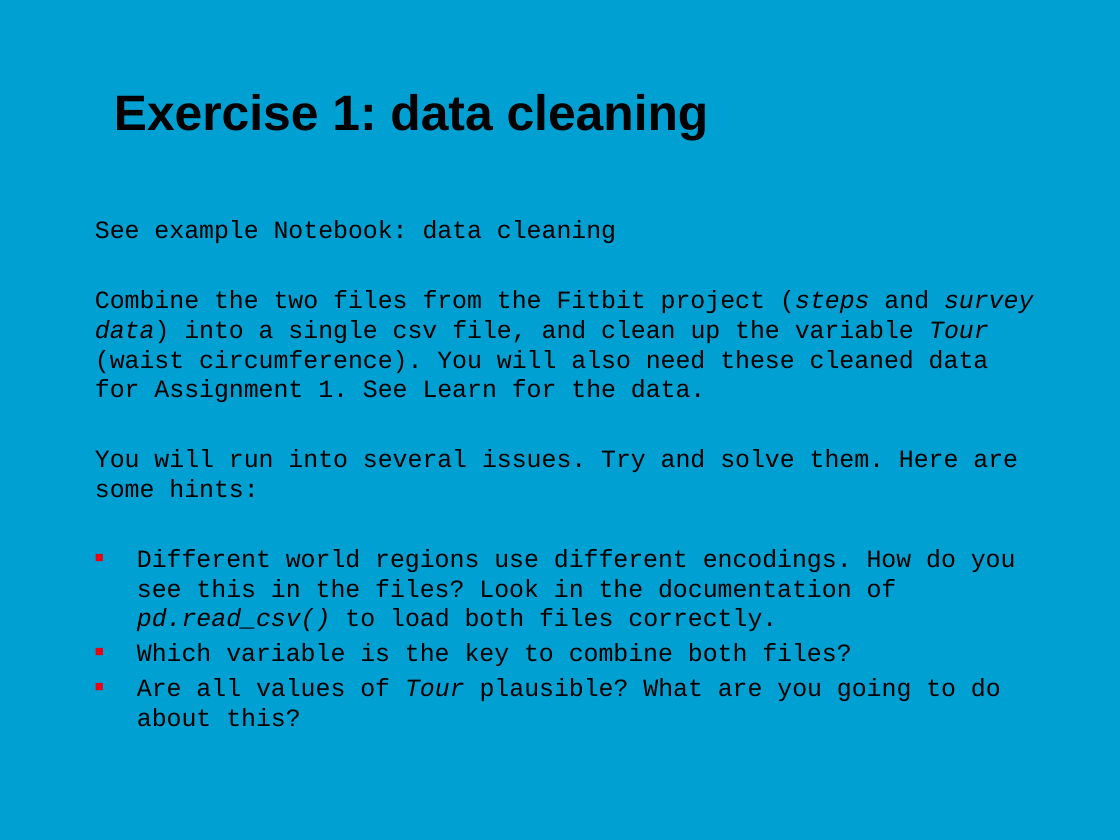
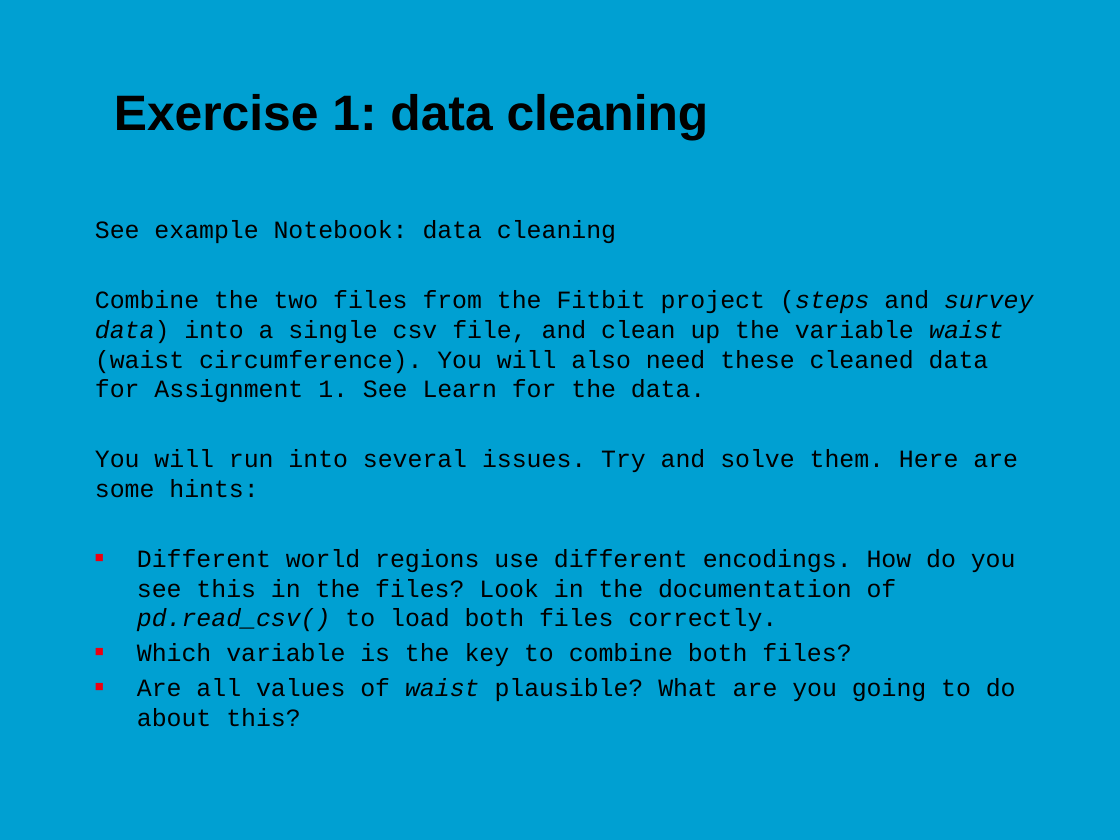
Before and after one commit to jonasmoons/data-driven-learning, a slide deck: slide 14 of slides/ddl-w4l1.pptx. Drawn at 1120x840 pixels with LibreOffice and Linux fonts; fonts in the diff are those of the drawing; background and template pictures are left out. Boxes give left, top, right and bottom in pixels: in the first picture for what was removed or moved away, otherwise in the second. Text is boxed around its words. In the diff, an @@ line names an element or a change of style, - is before the commit and + after.

```diff
--- a/slides/ddl-w4l1.pptx
+++ b/slides/ddl-w4l1.pptx
@@ text at [95,290,1033,402]: text changed @@
-Combine the two files from the Fitbit project (steps and survey data) into a single csv file, and clean up the variable Tour (waist circumference). You will also need these cleaned data for Assignment 1. See Learn for the data.
+Combine the two files from the Fitbit project (steps and survey data) into a single csv file, and clean up the variable waist (waist circumference). You will also need these cleaned data for Assignment 1. See Learn for the data.
@@ text at [137,678,1016,727]: text changed @@
-■ Are all values of Tour plausible? What are you going to do about this?
+■ Are all values of waist plausible? What are you going to do about this?
```
Also in this commit, not shown: 6 slides removed, 10 other files.
